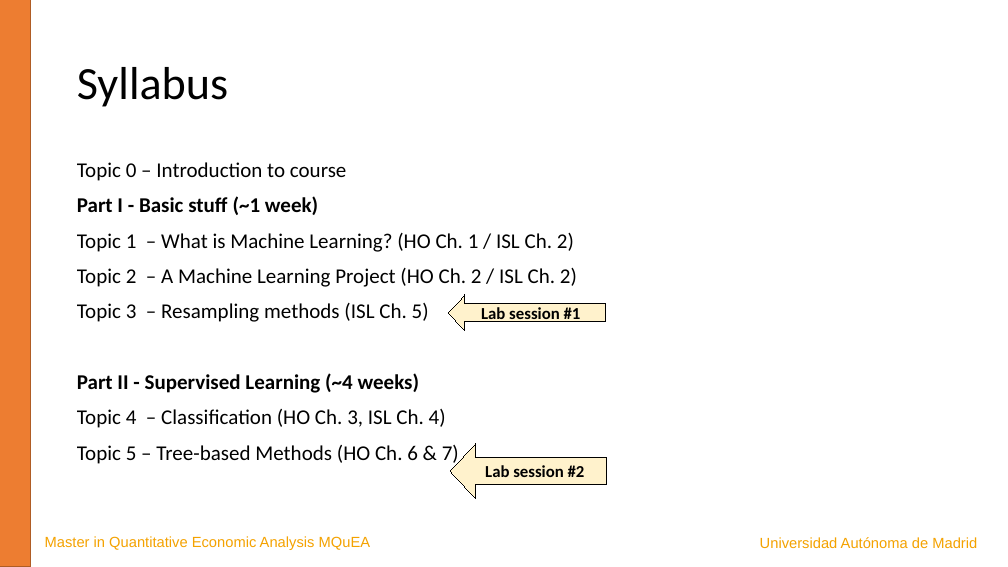
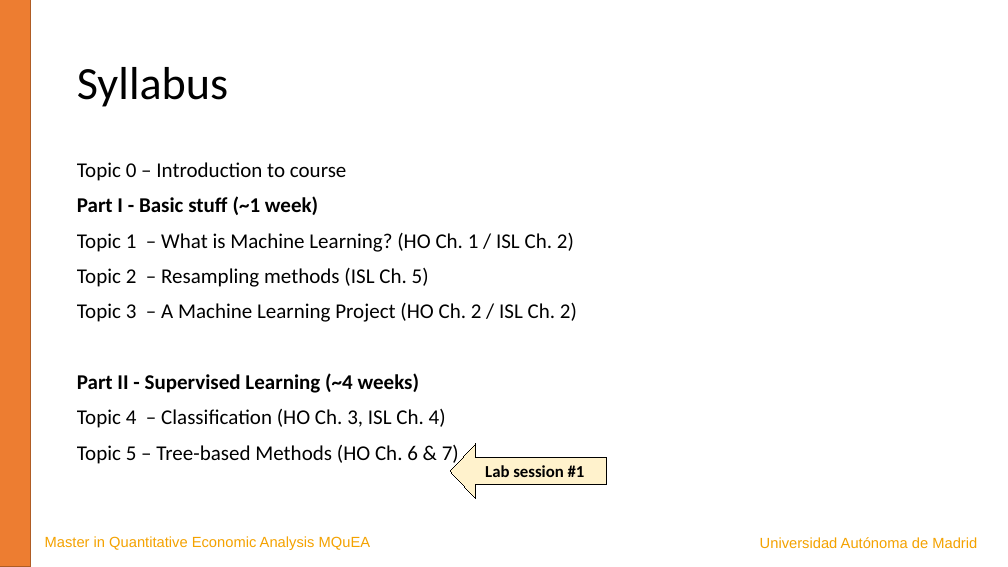
Before and after one commit to JavierBas/IMLEF-MQuEA, a slide deck: slide 6 of Slides/Topic 0 - Course presentation.pptx. Drawn at 1008x567 pixels with LibreOffice and Linux fonts; fonts in the diff are those of the drawing. Boxes give left, top, right and bottom in pixels: in the first picture for what was removed or moved away, otherwise in the second. Text is boxed around its words. In the diff, an @@ line names an element or a change of style, - is before the commit and + after.

```diff
--- a/Slides/Topic 0 - Course presentation.pptx
+++ b/Slides/Topic 0 - Course presentation.pptx
@@ text at <box>77,268,577,322</box>: text changed @@
-Topic 2 – A Machine Learning Project (HO Ch. 2 / ISL Ch. 2)
-Topic 3 – Resampling methods (ISL Ch. 5)
+Topic 2 – Resampling methods (ISL Ch. 5)
+Topic 3 – A Machine Learning Project (HO Ch. 2 / ISL Ch. 2)
@@ left arrow removed at <box>448,295,605,331</box> @@
-Lab session #1
@@ text in left arrow at <box>485,465,585,477</box>: text changed @@
-Lab session #2
+Lab session #1
```
Also in this commit, not shown: 3 other slides changed, 13 other files.
